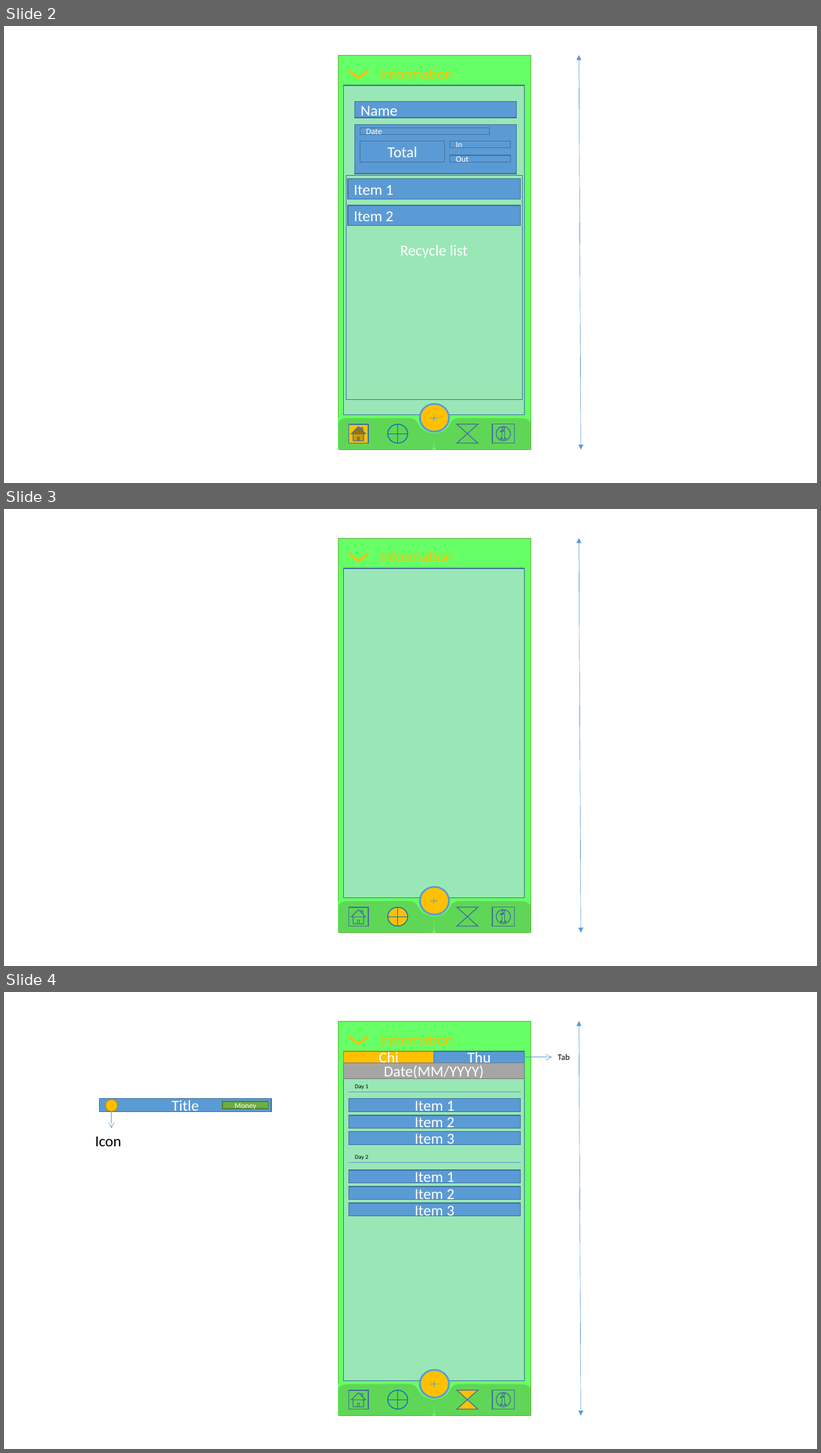
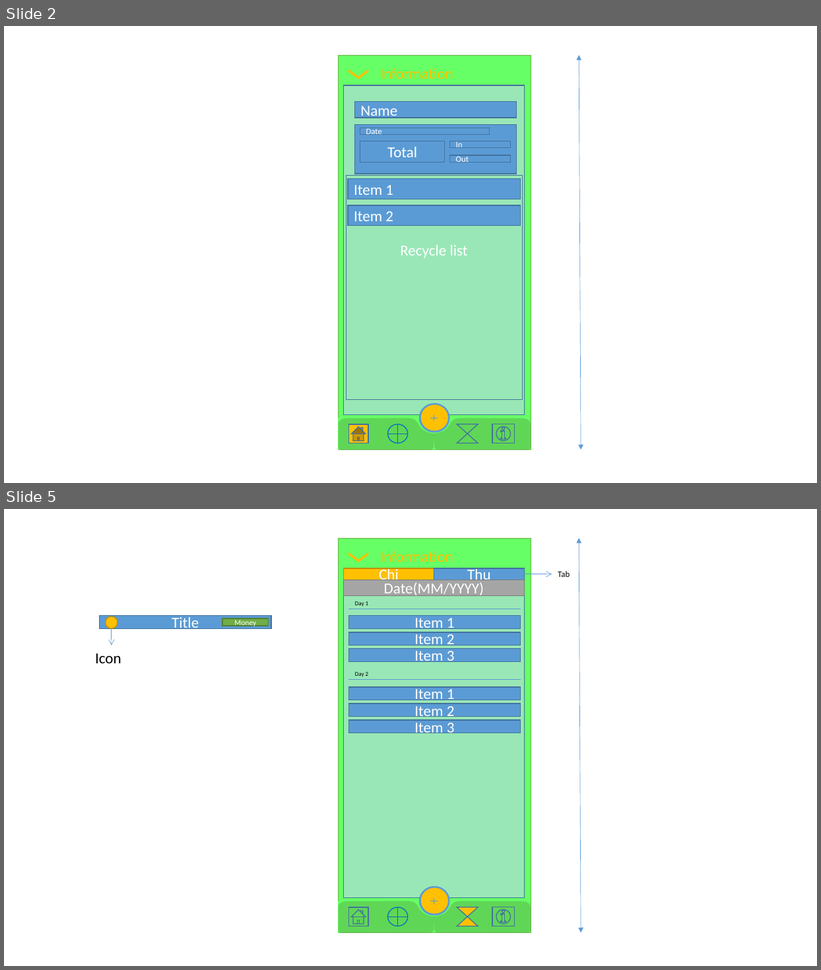
Before and after one commit to ngongtopro/iocome, a slide deck: Doccuments/UI/IOCome_UI.pptx. Shown one above the other, each under a label of ours: slides 2, 3 and 4 before the commit, slides 2 and 5 after it; the slides between them are not shown. The pictures are 821x1453 and 821x970 pixels, drawn with LibreOffice and Linux fonts; fonts in the diff are those of the drawing. Boxes give left, top, right and bottom in pixels: in the first picture for what was removed or moved away, otherwise in the second. Text is boxed around its words. In the diff, an @@ line names an element or a change of style, - is before the commit and + after.

Commit message:
Add_DOC_UI Fragment 2: Chart

```diff
--- a/Doccuments/UI/IOCome_UI.pptx
+++ b/Doccuments/UI/IOCome_UI.pptx
@@ slide 3 removed at box(4, 509, 817, 966), background #FFFFFF @@
@@ rectangle removed at box(338, 538, 531, 933) @@
@@ double arrow removed from (580, 538) to (581, 933) @@
@@ chevron removed at box(349, 553, 368, 562) @@
@@ text removed at box(380, 551, 453, 562) @@
-Information
@@ rectangle removed at box(344, 568, 525, 898) @@
@@ rectangle removed at box(338, 901, 531, 933) @@
@@ freeform shape removed at box(338, 901, 435, 933) @@
@@ ellipse removed at box(419, 887, 451, 916) @@
@@ ellipse removed at box(421, 889, 449, 915) @@
@@ line removed from (430, 901) to (438, 901) @@
@@ freeform shape removed at box(434, 901, 531, 933) @@
@@ line removed from (434, 898) to (434, 905) @@
@@ action button home removed at box(349, 908, 368, 927) @@
@@ flow chart or removed at box(387, 908, 408, 927) @@
@@ flow chart collate removed at box(457, 908, 478, 927) @@
@@ action button information removed at box(492, 908, 515, 927) @@
@@ what was slide 4 is now slide 5 @@
```
Also in this commit, not shown: 2 slides added.
